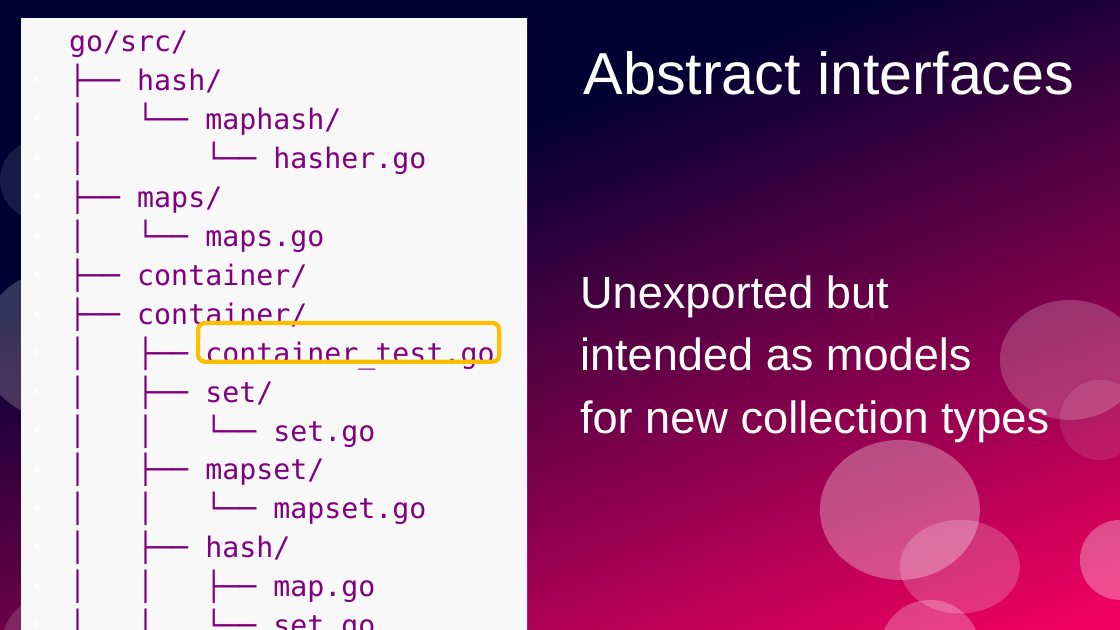
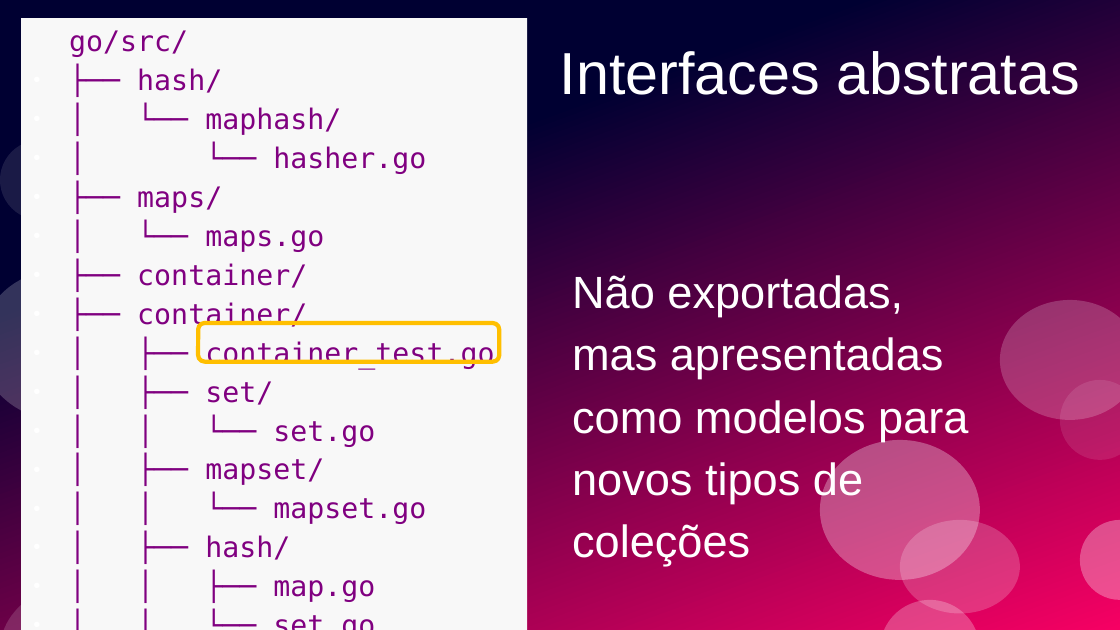
Before and after one commit to ramalho/sets-in-go, a slide deck: slide 39 of conj-em-go1_28.odp (slide 38 before the commit). Drawn at 1120x630 pixels with LibreOffice and Linux fonts; fonts in the diff are those of the drawing. Boxes give left, top, right and bottom in pixels: in the first picture for what was removed or moved away, otherwise in the second. Text is boxed around its words. In the diff, an @@ line names an element or a change of style, - is before the commit and + after.

```diff
--- a/conj-em-go1_28.odp
+++ b/conj-em-go1_28.odp
@@ title at box(560, 51, 1080, 95): text changed @@
-Abstract interfaces
+Interfaces abstratas
@@ text added at box(572, 275, 968, 566), 32 pt, text #FFFFFF @@
+Não exportadas,
+mas apresentadas como modelos para novos tipos de coleções
@@ text removed at box(580, 275, 1049, 441) @@
-Unexported but
-intended as models
-for new collection types
```
Also in this commit, not shown: 52 other slides changed, 12 slides added, 9 slides removed, 5 other files.
